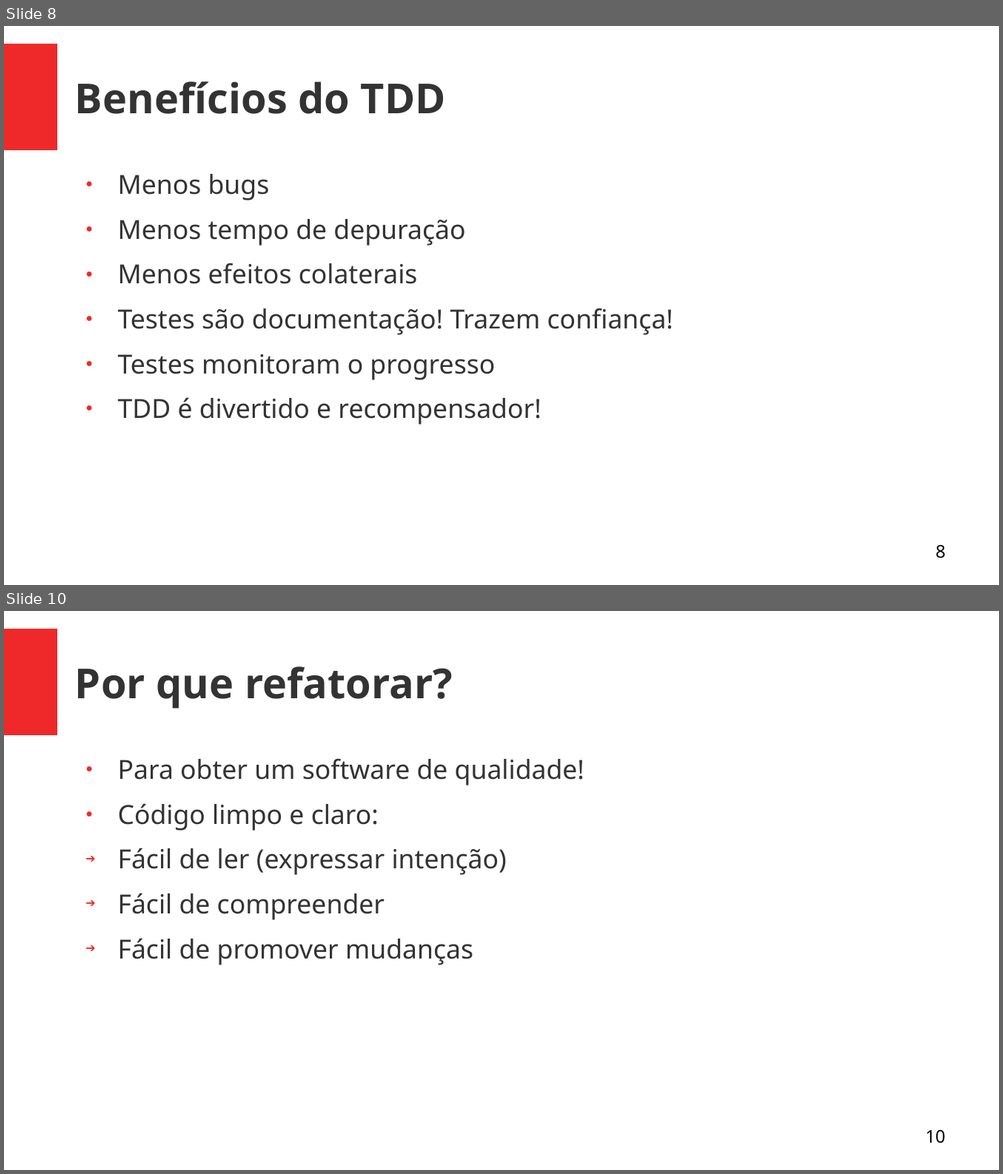
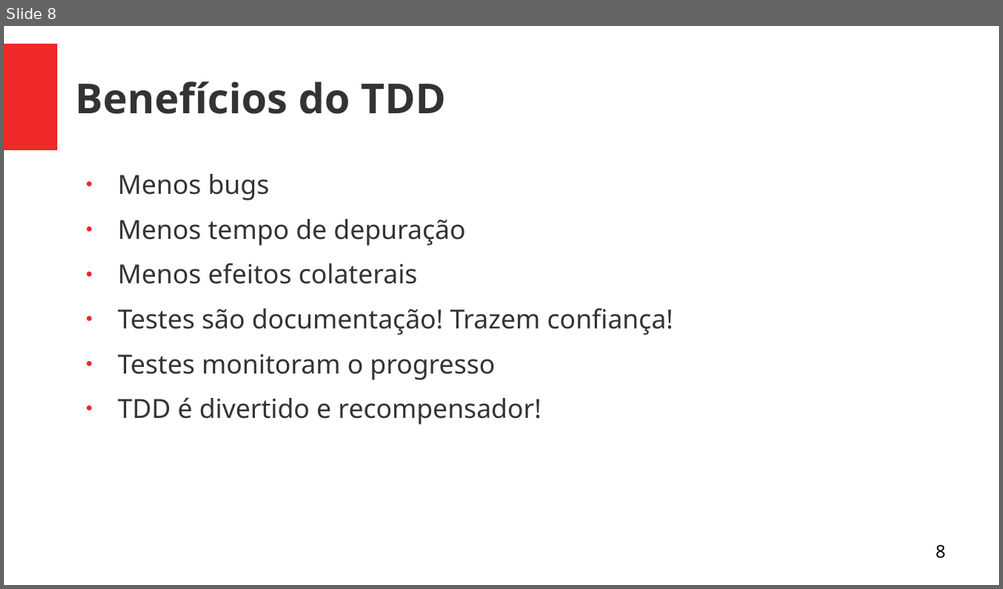
Before and after one commit to Geofisicando/C-orientado-a-testes, a slide deck: slides/oque_e_TDD.odp. Shown one above the other, each under a label of ours: slides 8 and 10 before the commit, slide 8 after it; the slides between them are not shown. The pictures are 1003x1174 and 1003x589 pixels, drawn with LibreOffice and Linux fonts; fonts in the diff are those of the drawing. Boxes give left, top, right and bottom in pixels: in the first picture for what was removed or moved away, otherwise in the second. Text is boxed around its words. In the diff, an @@ line names an element or a change of style, - is before the commit and + after.

```diff
--- a/slides/oque_e_TDD.odp
+++ b/slides/oque_e_TDD.odp
@@ slide 10 removed at <box>4,611,999,1170</box>, background #FFFFFF; not listed: 1 template element that a slide beside it also shows @@
@@ title removed at <box>75,667,452,709</box> @@
-Por que refatorar?
@@ text removed at <box>118,759,584,965</box> @@
-● Para obter um software de qualidade!
-● Código limpo e claro:
-➔ Fácil de ler (expressar intenção)
-➔ Fácil de compreender
-➔ Fácil de promover mudanças
@@ page number removed at <box>925,1130,945,1144</box> @@
-10
```
Also in this commit, not shown: 2 other slides removed, 5 other files.
